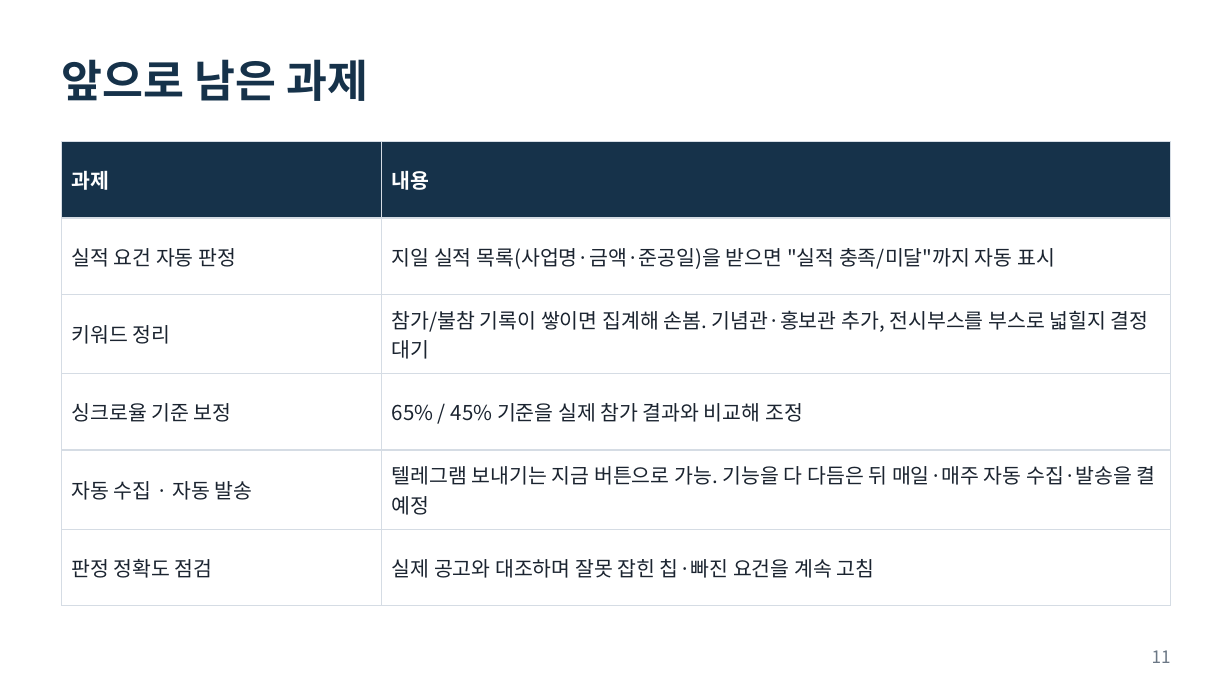
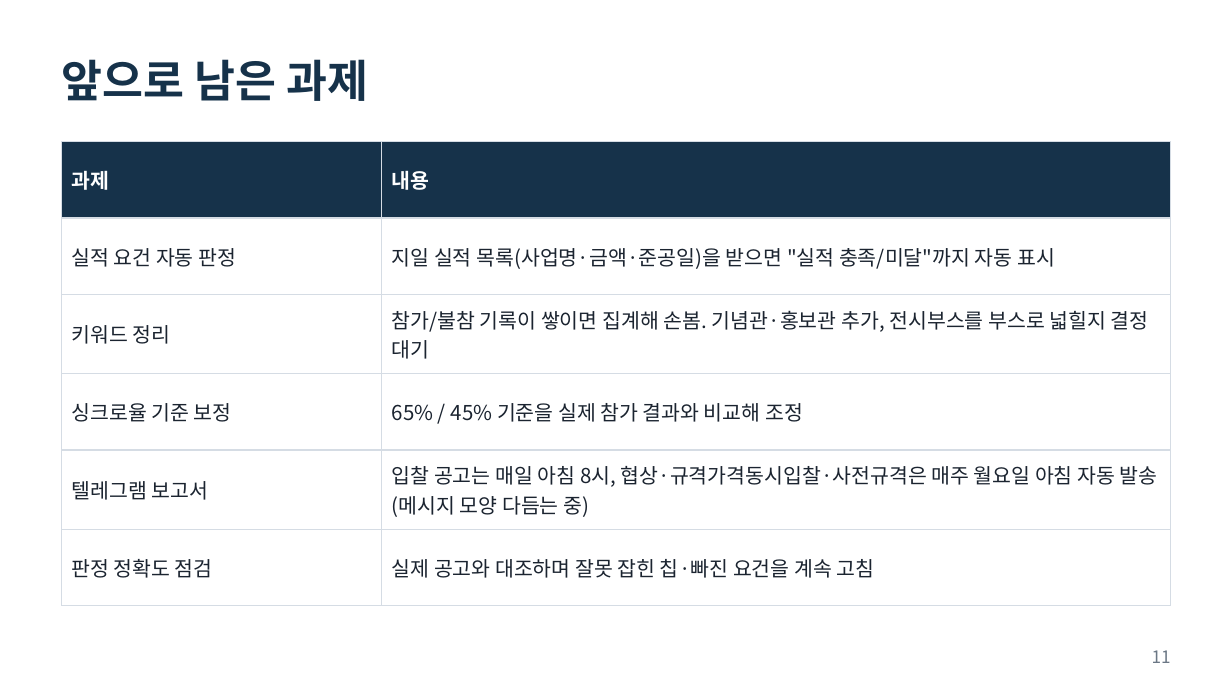
Before and after one commit to jiil-bid-monitor/Negotiate-Contract-Logic-First-try, a slide deck: slide 11 of docs/user_guide.pptx. Drawn at 1232x693 pixels with LibreOffice and Linux fonts; fonts in the diff are those of the drawing. Boxes give left, top, right and bottom in pixels: in the first picture for what was removed or moved away, otherwise in the second. Text is boxed around its words. In the diff, an @@ line names an element or a change of style, - is before the commit and + after.

```diff
--- a/docs/user_guide.pptx
+++ b/docs/user_guide.pptx
@@ table at <box>62,142,1170,582</box> @@
-row 5, column 1: 자동 수집 · 자동 발송
+row 5, column 1: 텔레그램 보고서
-row 5, column 2: 텔레그램 보내기는 지금 버튼으로 가능. 기능을 다 다듬은 뒤 매일·매주 자동 수집·발송을 켤 예정
+row 5, column 2: 입찰 공고는 매일 아침 8시, 협상·규격가격동시입찰·사전규격은 매주 월요일 아침 자동 발송 (메시지 모양 다듬는 중)
```
Also in this commit, not shown: 1 other slide changed, 14 other files.
